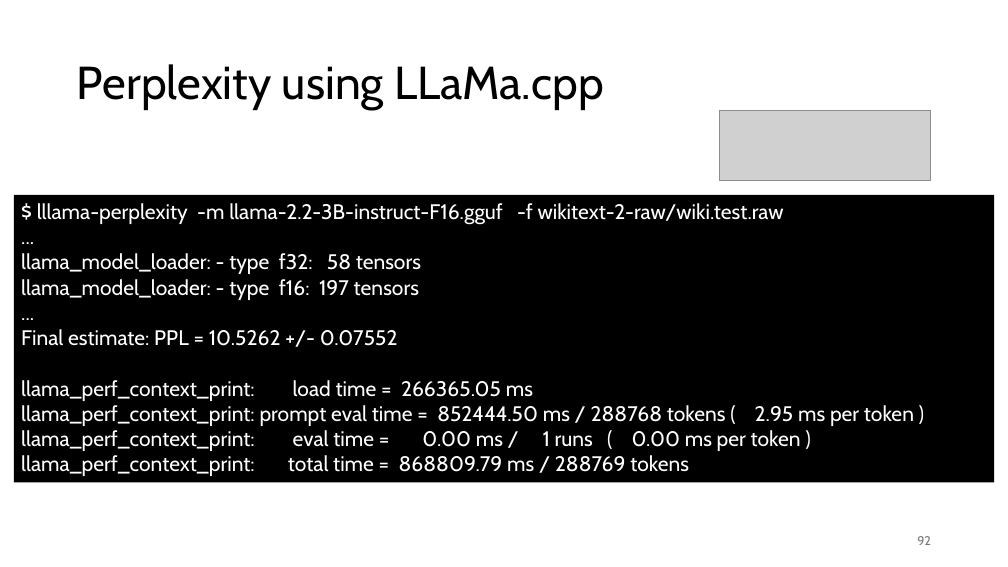
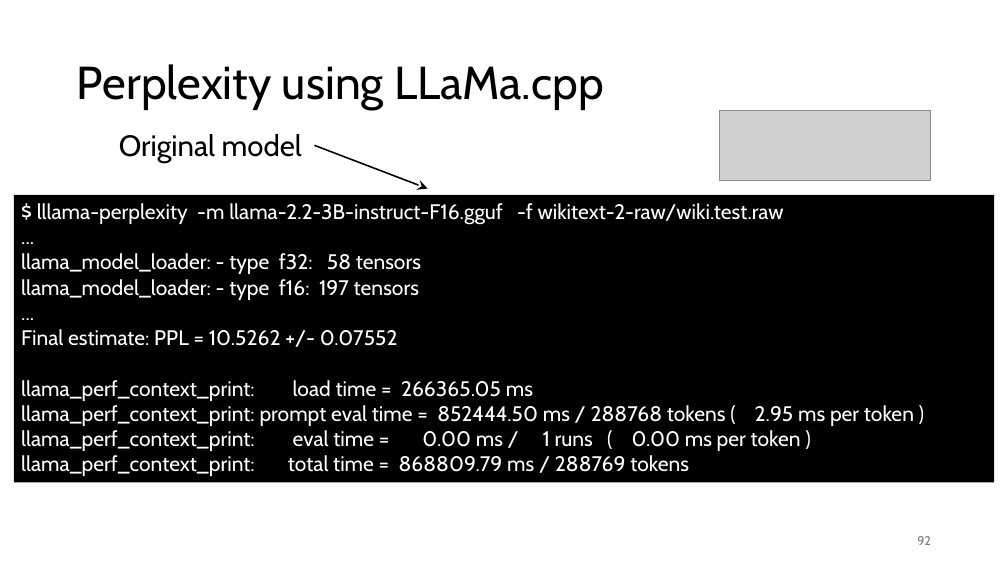
Before and after one commit to gjbex/Deploying-LLMs-locally, a slide deck: slide 92 of local_LLMs.pptx. Drawn at 1008x567 pixels with LibreOffice and Linux fonts; fonts in the diff are those of the drawing; grey boxes stand for pictures. Boxes give left, top, right and bottom in pixels: in the first picture for what was removed or moved away, otherwise in the second. Text is boxed around its words. In the diff, an @@ line names an element or a change of style, - is before the commit and + after.

```diff
--- a/local_LLMs.pptx
+++ b/local_LLMs.pptx
@@ text added at (119, 134, 302, 163), 28 pt, text #000000 @@
+Original model
@@ arrow added from (315, 145) to (428, 188), #000000 1.5 pt @@
```
Also in this commit, not shown: 1 other slide changed, 4 slides added.
